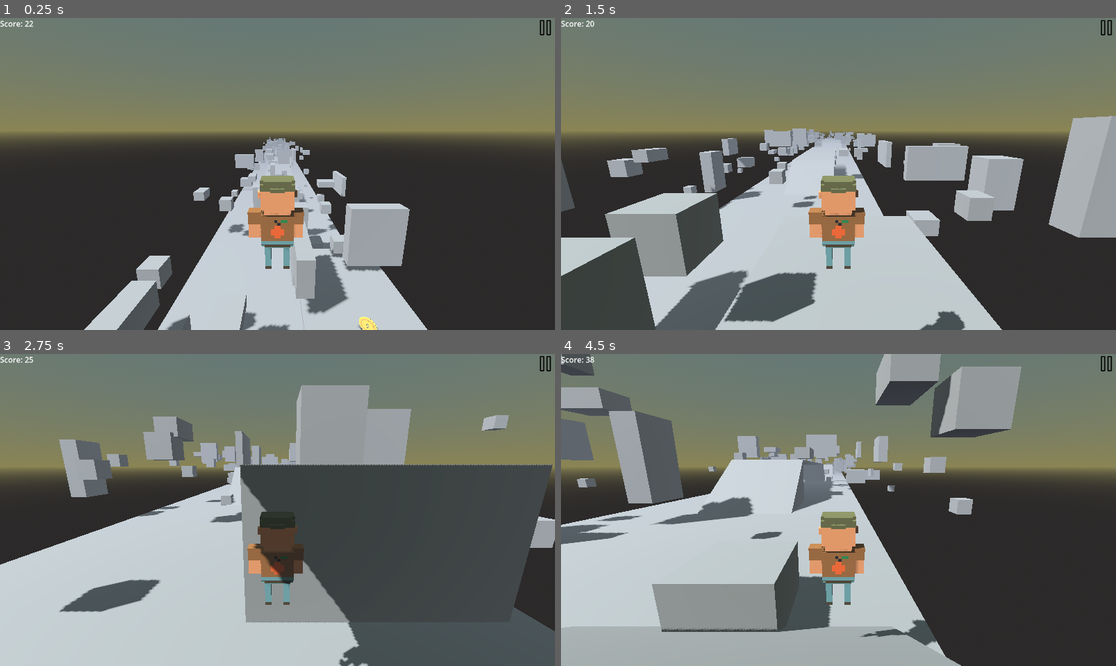
Above: before the commit, frames 1-4 (two rows, left to right).
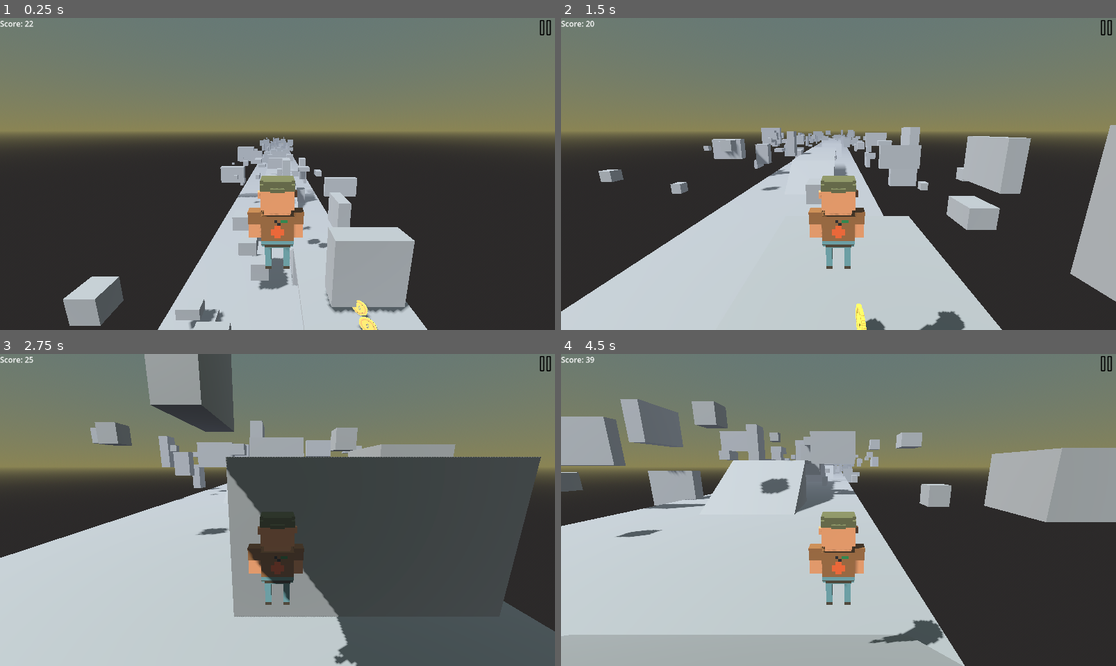
Above: after the commit, the same moments.

Repository: g-h-o-s-t-studio/across-the-roads
Game: Godot game, scene res://Scenes/Main.tscn
Two runs of this game, one before a commit and one after it. Both use one fixed random seed, a clock stepped at 60 frames per second and the inputs below.
Inputs:
- Up to frame 1 (0.25 s): no input
- Up to frame 2 (1.5 s): tap Enter (ui_accept) at 0.5, 0.77 s; hold Right (ui_right) 0.53-1.28 s; hold Left (ui_left) from 1.28 s (still down)
- Up to frame 3 (2.75 s): tap Enter (ui_accept) at 1.52 s; release Left (ui_left) at 2.03 s; hold Right (ui_right) from 2.03 s (still down)
- Up to frame 4 (4.5 s): tap Enter (ui_accept) at 3.02, 3.77 s; release Right (ui_right) at 3.53 s; hold Left (ui_left) from 3.53 s (still down)

The runs differ from the first frame. In frame 1, 11% of the frame differs, in the area x 11-75%, y 38-100%; in frame 2, 22%; in frame 3, 18%; in frame 4, 29%, in the area x 0-100%, y 0-100%.

Commit message:
Bug fix and refactoring

Diff:
--- a/Scenes/Tiles/Tile.tscn
+++ b/Scenes/Tiles/Tile.tscn
@@ -12,7 +12,7 @@
 script = ExtResource("1_m808o")
 
 [node name="RayCast" type="RayCast3D" parent="."]
-target_position = Vector3(-60, 0, 0)
+target_position = Vector3(-100, 0, 0)
 
 [node name="Mesh" type="MeshInstance3D" parent="."]
 transform = Transform3D(1, 0, 0, 0, 1, 0, 0, 0, 1, 0, -1, 0)
--- a/Scripts/Platforms/HorizontalPlatform.gd
+++ b/Scripts/Platforms/HorizontalPlatform.gd
@@ -1,6 +1,11 @@
 extends StaticBody3D
 
-var scale_z: float = randf_range(20, 70)
+var size_z: float = randf_range(20, 70)
+
 
 func _ready() -> void:
-	scale = Vector3(1, 1, scale_z)
+	scale.z = size_z
+
+
+func get_size() -> Vector3:
+	return $Mesh.mesh.size
--- a/Scripts/Platforms/Triangle.gd
+++ b/Scripts/Platforms/Triangle.gd
@@ -1,4 +1,9 @@
 extends StaticBody3D
+
+
+func get_size() -> Vector3:
+	return $Mesh.mesh.size
+
 
 func rotate180() -> void:
 	rotate_y(deg_to_rad(180))
--- a/Scripts/Tile.gd
+++ b/Scripts/Tile.gd
@@ -6,12 +6,8 @@
 	preload("res://Scenes/Obstacles/Parallelepiped.tscn"),
 	preload("res://Scenes/Obstacles/Wall.tscn"),
 ]
-const TRIANGLE: PackedScene = preload(
-	"res://Scenes/Platforms/Triangle.tscn"
-)
-const PLATFORM: PackedScene = preload(
-	"res://Scenes/Platforms/HorizontalPlatform.tscn"
-)
+const TRIANGLE: PackedScene = preload("res://Scenes/Platforms/Triangle.tscn")
+const PLATFORM: PackedScene = preload("res://Scenes/Platforms/HorizontalPlatform.tscn")
 const MIN_OBS: int = 20
 const MAX_OBS: int = 35
 
@@ -24,7 +20,9 @@
 func _ready() -> void:
 	get_mesh_sizes()
 	spawn_triangles_and_platform()
+	spawn_coins()
 	spawn_obstacles()
+	rc.queue_free()
 
 
 func get_mesh_sizes() -> void:
@@ -35,60 +33,71 @@
 	half_z = mesh.size.z / 2
 
 
+# TODO: реализовать полноценный спавн монеток
 func spawn_coins() -> void:
-	pass
+	var amount_coins: int = randi_range(0, 2) * 2 + 3
+	#for i: int in range(amount_coins):
+		#var coin = COIN.instantiate()
+		#coin.position = pm.position + Vector3(0, pm_half_y, i * 2)
+		#add_child(coin)
 
-
+# TODO: чекать спавн и если нет уже ниче там, спавним
+# +- половина + 14
+# TODO! добавить коллизию для трианглов
 func spawn_triangles_and_platform() -> void:
 	var te = TRIANGLE.instantiate()
-	var te_size: Vector3 = te.get_node("Mesh").mesh.size
+	var te_size: Vector3 = te.get_size()
 	te.position = Vector3(
 		randf_range(-half_x + te_size.x / 2, half_x - te_size.x / 2),
 		0,
 		randf_range(-half_z, half_z)
 	)
+	#rc.rotate_y(deg_to_rad(90))
 	add_child(te)
+
 
 	var pm = PLATFORM.instantiate()
 	var pm_half_y = pm.get_node("Mesh").mesh.size.y / 2
+	var pm_half_z = pm.size_z / 2
 	pm.position = Vector3(
-		te.position.x,
-		te_size.y - pm_half_y,
-		te.position.z + pm.scale_z / 2
+		te.position.x, te_size.y - pm_half_y, te.position.z + pm_half_z
 	)
 	add_child(pm)
 
 	te = TRIANGLE.instantiate()
 	te.rotate180()
-	te.position = Vector3(
-		pm.position.x,
-		0,
-		pm.position.z + pm.scale_z / 2
-	)
+	te.position = Vector3(pm.position.x, 0, pm.position.z + pm_half_z)
 	add_child(te)
 
 	if randi() % 2:
-		var amount_coins: int = randi_range(0, 2) * 2 + 3
-		for i: int in range(amount_coins):
+		var counter: int = randi_range(0, 2) * 2 + 3
+		while counter:
 			var coin = COIN.instantiate()
-			coin.position = pm.position + Vector3(0, pm_half_y, i * 2)
+			coin.position =  pm.position + Vector3(0, pm_half_y, counter * 2)
 			add_child(coin)
+			counter -= 1
 
 
 func spawn_obstacles() -> void:
-	for i: int in range(randi_range(MIN_OBS, MAX_OBS)):
+	var amount_obs: int = randi_range(MIN_OBS, MAX_OBS)
+	while amount_obs:
 		var obs = OBSTACLES[randi() % OBSTACLES.size() - 1].instantiate()
+		check_pos_and_spawn(obs)
+		amount_obs -= 1
 
-		var attempt_count: int = 0
-		while attempt_count < 10:
-			var y: float = randf_range(0, 13)
-			var z: float = randf_range(-half_z, half_z)
-			rc.position = Vector3(max_x, y, z)
-			rc.force_raycast_update()
 
-			if not rc.is_colliding():
-				obs.position = Vector3(randf_range(-half_x, half_x), y, z)
-				add_child(obs)
-				break
+func check_pos_and_spawn(obs) -> void:
+	var amount_tries: int = 10
+	while amount_tries:
+		var y: float = randf_range(0, 13)
+		var z: float = randf_range(-half_z, half_z)
+		rc.position = Vector3(max_x, y, z)
 
-			attempt_count += 1
+		rc.force_raycast_update()
+		if not rc.is_colliding():
+			obs.position = Vector3(randf_range(-half_x, half_x), y, z)
+			return add_child(obs)
+
+		amount_tries -= 1
+
+	obs.queue_free()
